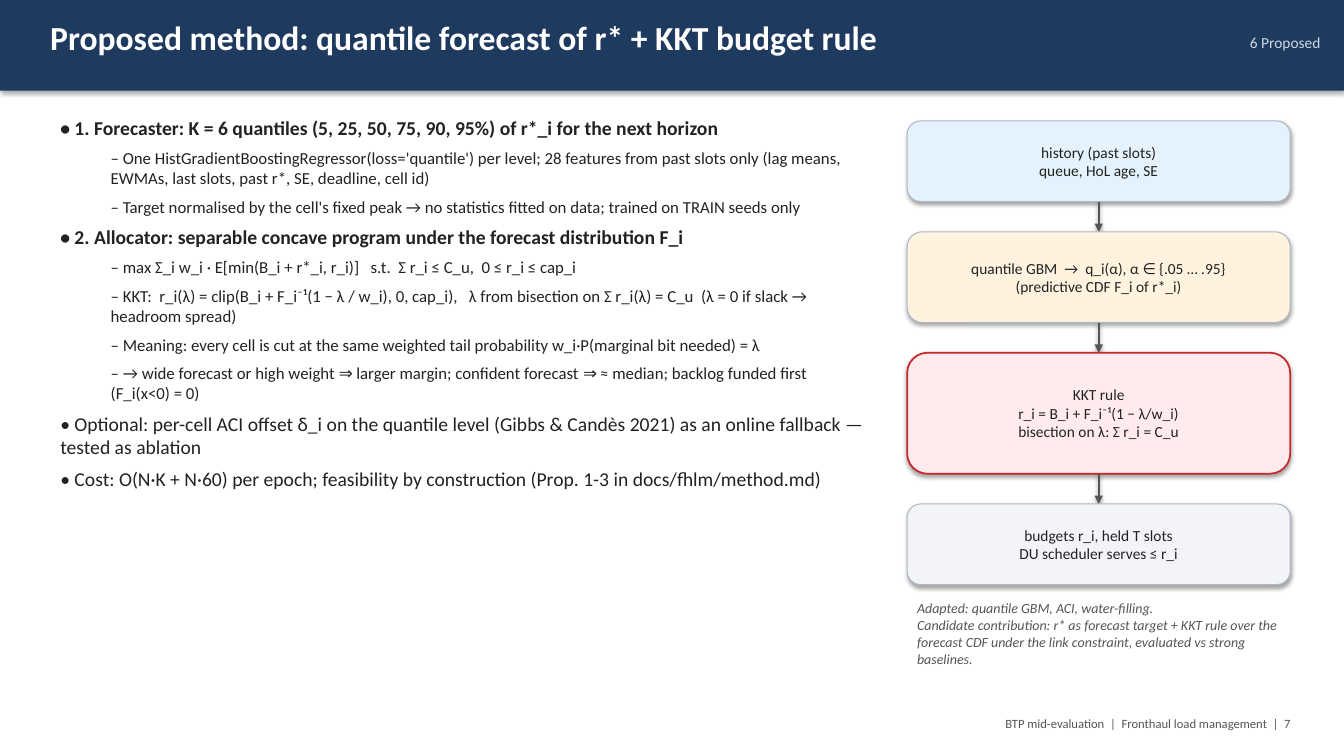
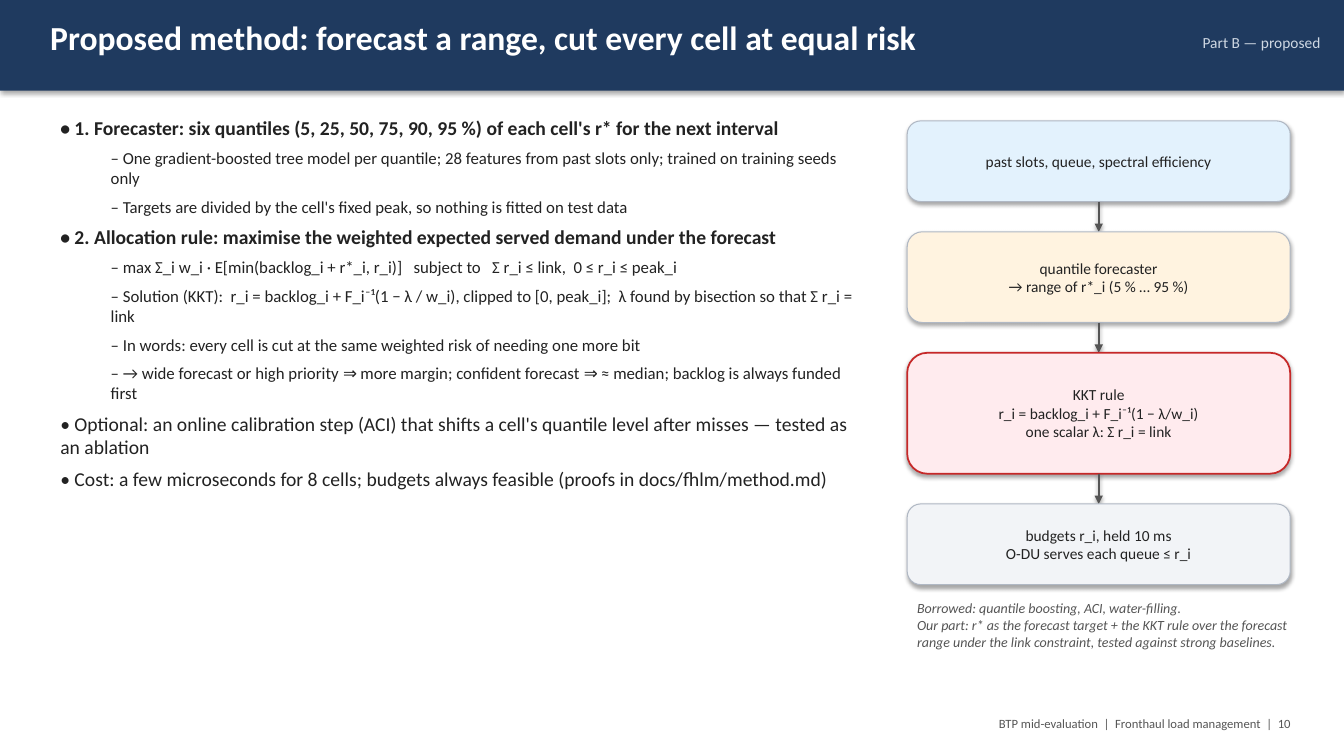
Before and after one commit to Harshvardhan-To1/BTP, a slide deck: slide 10 of docs/fhlm/BTP_midterm_fronthaul_load_management.pptx (slide 7 before the commit). Drawn at 1344x756 pixels with LibreOffice and Linux fonts; fonts in the diff are those of the drawing. Boxes give left, top, right and bottom in pixels: in the first picture for what was removed or moved away, otherwise in the second. Text is boxed around its words. In the diff, an @@ line names an element or a change of style, - is before the commit and + after.

```diff
--- a/docs/fhlm/BTP_midterm_fronthaul_load_management.pptx
+++ b/docs/fhlm/BTP_midterm_fronthaul_load_management.pptx
@@ text at (x1=50, y1=26, x2=916, y2=56): text changed @@
-Proposed method: quantile forecast of r* + KKT budget rule
+Proposed method: forecast a range, cut every cell at equal risk
@@ text at (x1=1203, y1=37, x2=1320, y2=51): text changed @@
-6 Proposed
+Part B — proposed
@@ text at (x1=60, y1=120, x2=847, y2=490): text changed @@
-• 1. Forecaster: K = 6 quantiles (5, 25, 50, 75, 90, 95%) of r*_i for the next horizon
-  – One HistGradientBoostingRegressor(loss='quantile') per level; 28 features from past slots only (lag means, EWMAs, last slots, past r*, SE, deadline, cell id)
-  – Target normalised by the cell's fixed peak → no statistics fitted on data; trained on TRAIN seeds only
-• 2. Allocator: separable concave program under the forecast distribution F_i
-  – max Σ_i w_i · E[min(B_i + r*_i, r_i)] s.t. Σ r_i ≤ C_u, 0 ≤ r_i ≤ cap_i
-  – KKT: r_i(λ) = clip(B_i + F_i⁻¹(1 − λ / w_i), 0, cap_i), λ from bisection on Σ r_i(λ) = C_u (λ = 0 if slack → headroom spread)
-  – Meaning: every cell is cut at the same weighted tail probability w_i·P(marginal bit needed) = λ
-  – → wide forecast or high weight ⇒ larger margin; confident forecast ⇒ ≈ median; backlog funded first (F_i(x<0) = 0)
-• Optional: per-cell ACI offset δ_i on the quantile level (Gibbs & Candès 2021) as an online fallback — tested as ablation
-• Cost: O(N·K + N·60) per epoch; feasibility by construction (Prop. 1-3 in docs/fhlm/method.md)
+• 1. Forecaster: six quantiles (5, 25, 50, 75, 90, 95 %) of each cell's r* for the next interval
+  – One gradient-boosted tree model per quantile; 28 features from past slots only; trained on training seeds only
+  – Targets are divided by the cell's fixed peak, so nothing is fitted on test data
+• 2. Allocation rule: maximise the weighted expected served demand under the forecast
+  – max Σ_i w_i · E[min(backlog_i + r*_i, r_i)] subject to Σ r_i ≤ link, 0 ≤ r_i ≤ peak_i
+  – Solution (KKT): r_i = backlog_i + F_i⁻¹(1 − λ / w_i), clipped to [0, peak_i]; λ found by bisection so that Σ r_i = link
+  – In words: every cell is cut at the same weighted risk of needing one more bit
+  – → wide forecast or high priority ⇒ more margin; confident forecast ⇒ ≈ median; backlog is always funded first
+• Optional: an online calibration step (ACI) that shifts a cell's quantile level after misses — tested as an ablation
+• Cost: a few microseconds for 8 cells; budgets always feasible (proofs in docs/fhlm/method.md)
@@ text in rounded rectangle at (x1=986, y1=156, x2=1211, y2=170): text changed @@
-history (past slots)
-queue, HoL age, SE
+past slots, queue, spectral efficiency
@@ text in rounded rectangle at (x1=1026, y1=263, x2=1170, y2=295): text changed @@
-quantile GBM → q_i(α), α ∈ {.05 … .95}
-(predictive CDF F_i of r*_i)
+quantile forecaster
+→ range of r*_i (5 % … 95 %)
@@ text in rounded rectangle at (x1=999, y1=407, x2=1198, y2=439): text changed @@
-r_i = B_i + F_i⁻¹(1 − λ/w_i)
-bisection on λ: Σ r_i = C_u
+r_i = backlog_i + F_i⁻¹(1 − λ/w_i)
+one scalar λ: Σ r_i = link
@@ text in rounded rectangle at (x1=1006, y1=530, x2=1191, y2=562): text changed @@
-budgets r_i, held T slots
-DU scheduler serves ≤ r_i
+budgets r_i, held 10 ms
+O-DU serves each queue ≤ r_i
@@ text at (x1=917, y1=603, x2=1288, y2=650): text changed @@
-Adapted: quantile GBM, ACI, water-filling.
-Candidate contribution: r* as forecast target + KKT rule over the forecast CDF under the link constraint, evaluated vs strong baselines.
+Borrowed: quantile boosting, ACI, water-filling.
+Our part: r* as the forecast target + the KKT rule over the forecast range under the link constraint, tested against strong baselines.
@@ text at (x1=999, y1=719, x2=1291, y2=730): text changed @@
-BTP mid-evaluation | Fronthaul load management | 7
+BTP mid-evaluation | Fronthaul load management | 10
```
Also in this commit, not shown: 19 other slides changed, 4 slides added, 7 other files.
